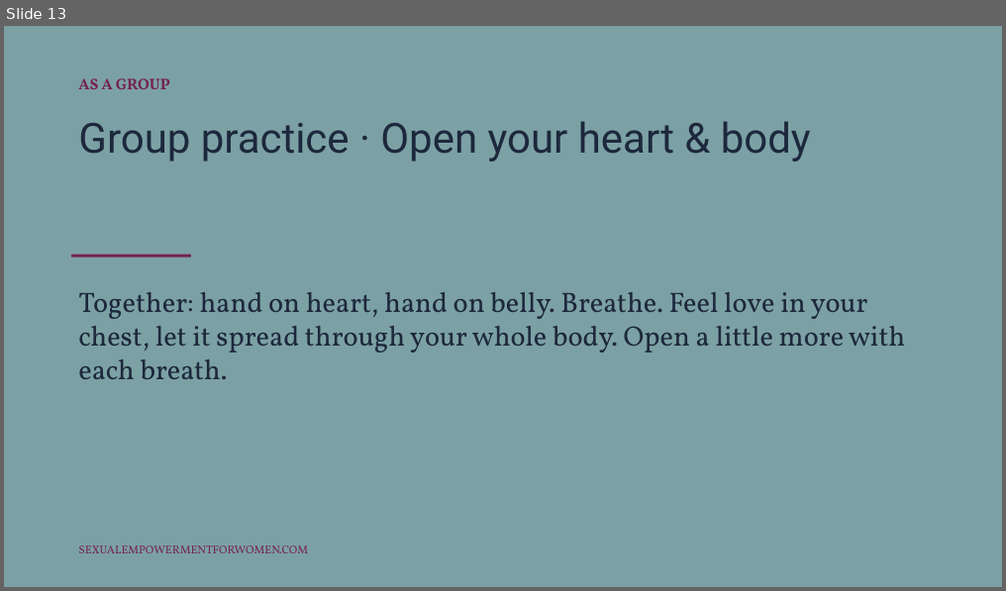
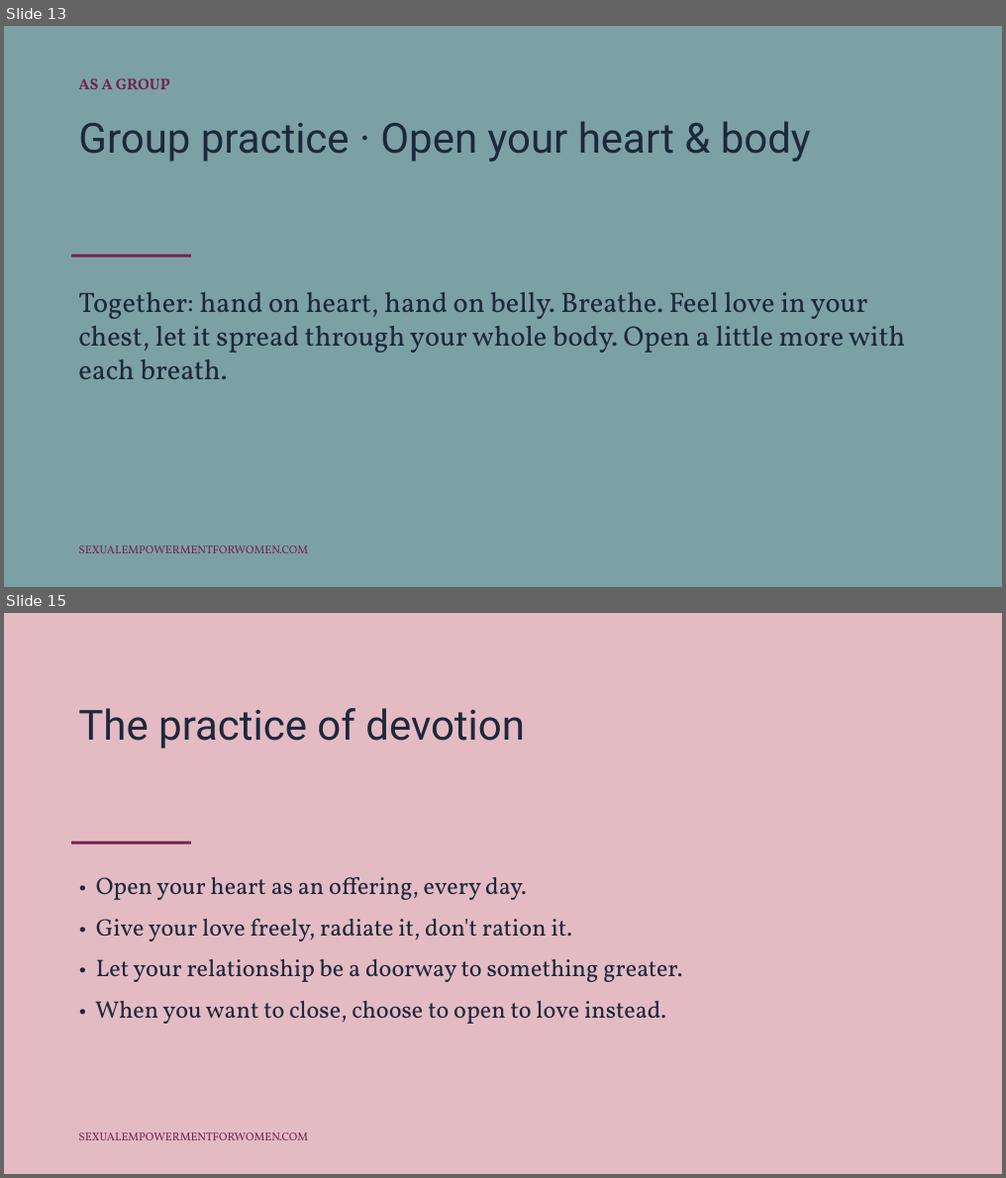
Before and after one commit to tarisha-starr/GitHub-folder, a slide deck: content/sessions/slides/Polarity-and-Attraction.pptx. Shown one above the other, each under a label of ours: slide 13 before the commit, slides 13 and 15 after it; the slides between them are not shown. The pictures are 1006x591 and 1006x1178 pixels, drawn with LibreOffice and Linux fonts; fonts in the diff are those of the drawing. Boxes give left, top, right and bottom in pixels: in the first picture for what was removed or moved away, otherwise in the second. Text is boxed around its words. In the diff, an @@ line names an element or a change of style, - is before the commit and + after.

```diff
--- a/content/sessions/slides/Polarity-and-Attraction.pptx
+++ b/content/sessions/slides/Polarity-and-Attraction.pptx
@@ slide 15 added at [4,613,1002,1174], background #E4BBC2 @@
@@ text added at [78,708,525,749], 40 pt, text #1D283C @@
+The practice of devotion
@@ rectangle added at [71,842,191,845], fill #74234F @@
@@ text added at [95,876,682,1024], 23 pt, text #1D283C @@
+• Open your heart as an offering, every day.
+• Give your love freely, radiate it, don't ration it.
+• Let your relationship be a doorway to something greater.
+• When you want to close, choose to open to love instead.
@@ text added at [78,1133,308,1141], 11 pt, text #74234F @@
+SEXUALEMPOWERMENTFORWOMEN.COM
```
Also in this commit, not shown: 1 slide changed, 2 other slides added, 3 other files.
